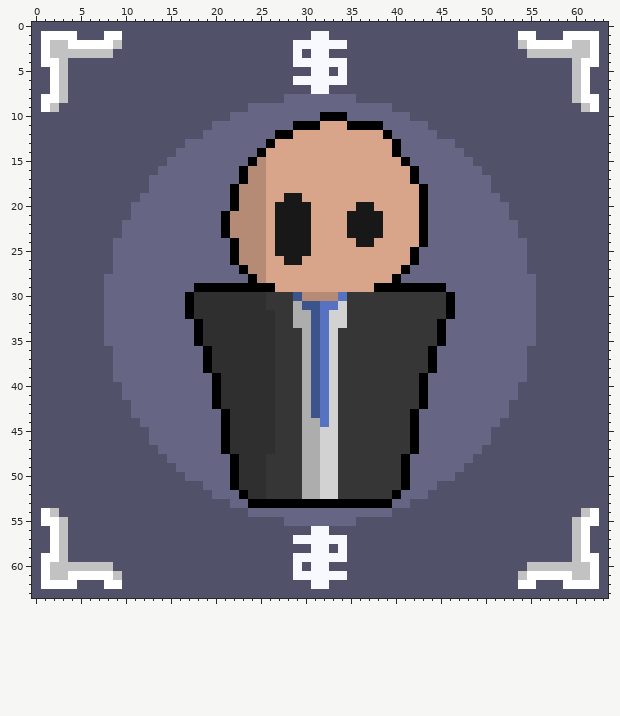
One commit to this pixel-art sprite: assets/card4.png. That is the earlier state.
The file is 64x64 pixels.
After:
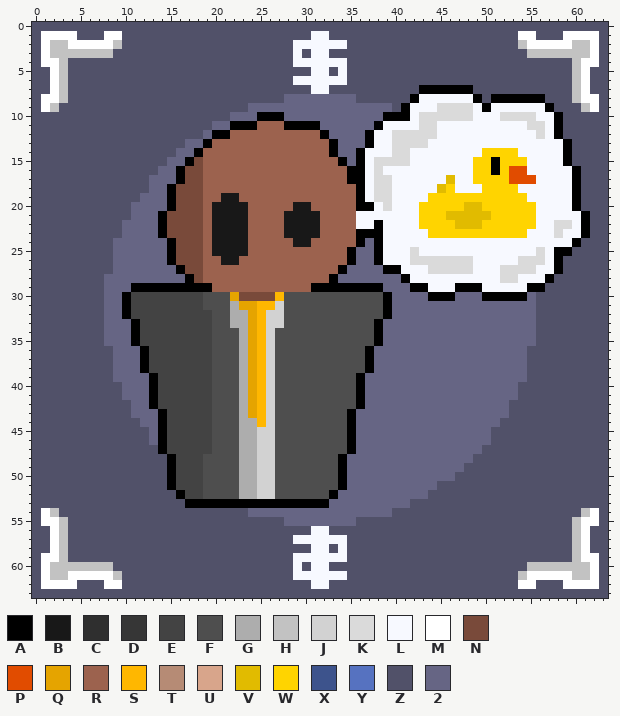
Palette (. is transparent): A #000000  B #181818  C #2f2f2f  D #363636  E #434343  F #4e4e4e  G #adadad  H #c2c2c2  J #d2d2d2  K #dadada  L #f7f9ff  M #ffffff  N #794a3a  P #e14c00  Q #e5a400  R #9c624e  S #ffb700  T #b68b75  U #d8a58b  V #e1bb00  W #ffd400  X #3d538c  Y #5672c0  Z #515169  2 #666584
Diff:
Changed rows in their new state; - is an unchanged pixel.
first column x 10:
 7 ---------------------------------AAAAAA-------------
 8 --------------------------------ALLLLLLA-AAAAAA-----
 9 -------------------------------ALLLKKKKLALLLLLLA----
10 ---------------AAA----222----AAALKKKKKKLLLKKKKLLA---
11 ------------AAARRRA---222222-LLLLKKLLLLLLLLLLKKLA---
12 ----------AARRRRRRRRRRA2222ALLKKKKKLLLLLLLLLLLKLA---
13 ---------ARRRRRRRRRRRRRA222ALLKKKKLLLLLLLLLLLLLLLA--
14 --------ARRRRRRRRRRRRRRA22ALLLKKLLLLLLLLWWWWLLLLLA--
15 -------ANRRRRRRRRRRRRRRRA2ALKKKKLLLLLLLWWAWWWLLLLA--
16 ------ANNRRRRRRRRRRRRRRRRAALKLLLLLLLLLLWWAWPPLLLLLA-
17 ------ANNRRRRRRRRRRRRRRRRAALKKLLLLLLVLLWWWWPPPLLLLA-
18 -----ANNNRRRRRRRRRRRRRRRRRALKKLLLLLVWLLLWWWWLLLLLLA-
19 -----ANNNRRBBRRRRRRRRRRRRRALKKLLLLWWWWWWWWWWWLLLLLA-
20 -----ANNNRBBBBRRRRR--RRRRRAALKLLLWWWWWVVWWWWWWLLLLA-
21 ----ANNNNRBBBBRRRR---BRRRRLLLLLLLWWWVVVVVWWWWWLLLLLA
22 ----ANNNNRBBBBRRRR---BRRRRLLALLLLWWWWVVVWWWWWWLLKKLA
23 ----ANNNNRBBBBRRRR---BRRRRAAALLLLLWWWWWWWWWWWLLLKLLA
24 -----ANNNRBBBBRRRRR--RRRRRA2ALLLLLLLLLLLLLLLLLLLLLA-
25 -----ANNNRBBBBRRRRRRRRRRRA22ALLLKLLLLLLLLLLLLLKLAA--
26 -----ANNNRRBBRRRRRRRRRRRRA22ALLLKKKKKKKLLLLLKKKLA---
27 ------ANNRRRRRRRRRRRRRRRA2222AALLLKKKKKLLLKKKKLLA---
28 -------ANRRRRRRRRRRRRRRA2222222ALLLLLLLLLLKKLLLA----
29 -AAAAAAA--RRRRRRRRRRRAAAAAAA-222--LLLAAALLLLLAA-----
30 AEEEEEEEEFFFQNNNNSFFFFFFFFFFFA2222AA----AAAAA-------
31 AEEEEEEEEFFFGQQSSJFFFFFFFFFFFA2222222---------------
32 AEEEEEEEEEFFGGQSJJFFFFFFFFFFFA2222222---------------
33 -AEEEEEEEEFFGGQSJJFFFFFFFFFFA2222222----------------
34 -AEEEEEEEEFFFGQSJFFFFFFFFFFFA2222222----------------
35 -AEEEEEEEEFFFGQSJFFFFFFFFFFFA2222222----------------
36 --AEEEEEEEFFFGQSJFFFFFFFFFFA2222222-----------------
37 --AEEEEEEEFFFGQSJFFFFFFFFFFA2222222-----------------
38 --AEEEEEEEFFFGQSJFFFFFFFFFFA2222222-----------------
39 ---AEEEEEEFFFGQSJFFFFFFFFFA2222222------------------
40 ---AEEEEEEFFFGQSJFFFFFFFFFA2222222------------------
41 ---AEEEEEEFFFGQSJFFFFFFFFFA2222222------------------
42 ---AEEEEEEFFFGQSJFFFFFFFFFA2222222------------------
43 ----AEEEEEFFFGQSJFFFFFFFFA2222222-------------------
44 ----AEEEEEFFFGGSJFFFFFFFFA2222222-------------------
45 ----AEEEEEFFFGGJJFFFFFFFFA2222222-------------------
46 ----AEEEEEFFFGGJJFFFFFFFFA2222222-------------------
47 ----AEEEEEFFFGGJJFFFFFFFFA2222222-------------------
48 -----AEEEFFFFGGJJFFFFFFFA2222222--------------------
49 -----AEEEFFFFGGJJFFFFFFFA2222222--------------------
50 -----AEEEFFFFGGJJFFFFFFFA2222222--------------------
51 -----AEEEFFFFGGJJFFFFFFFA2222222--------------------
52 ------AEEFFFFGGJJFFFFFFA2222222---------------------
53 -------AAAAAAA---------2222222----------------------
